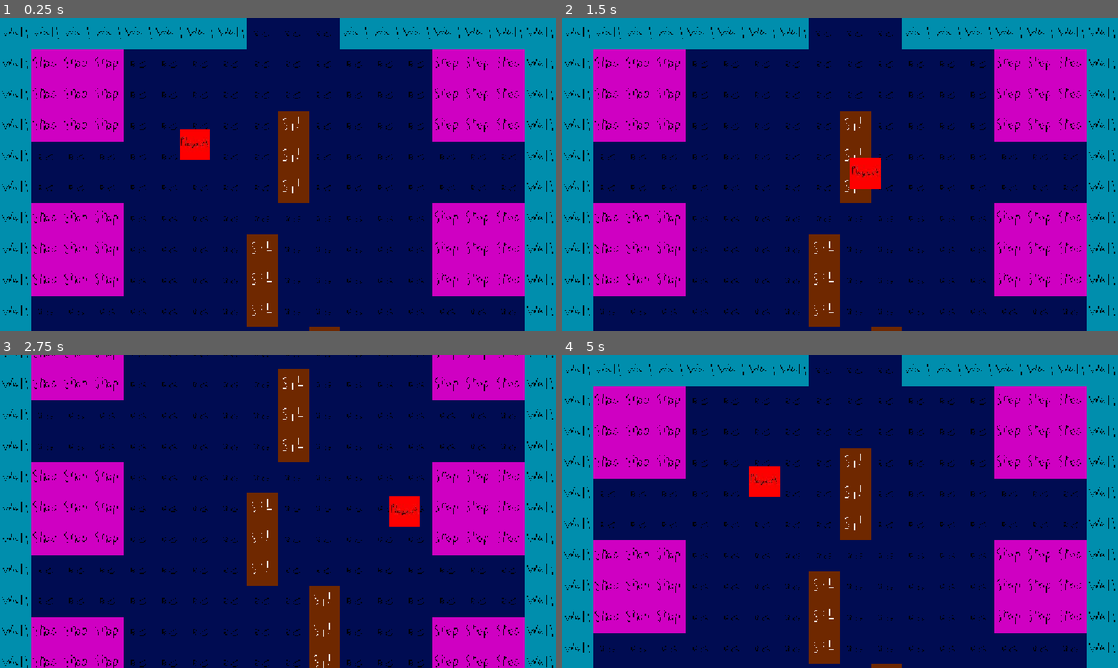
Above: before the commit, frames 1-4 (two rows, left to right).
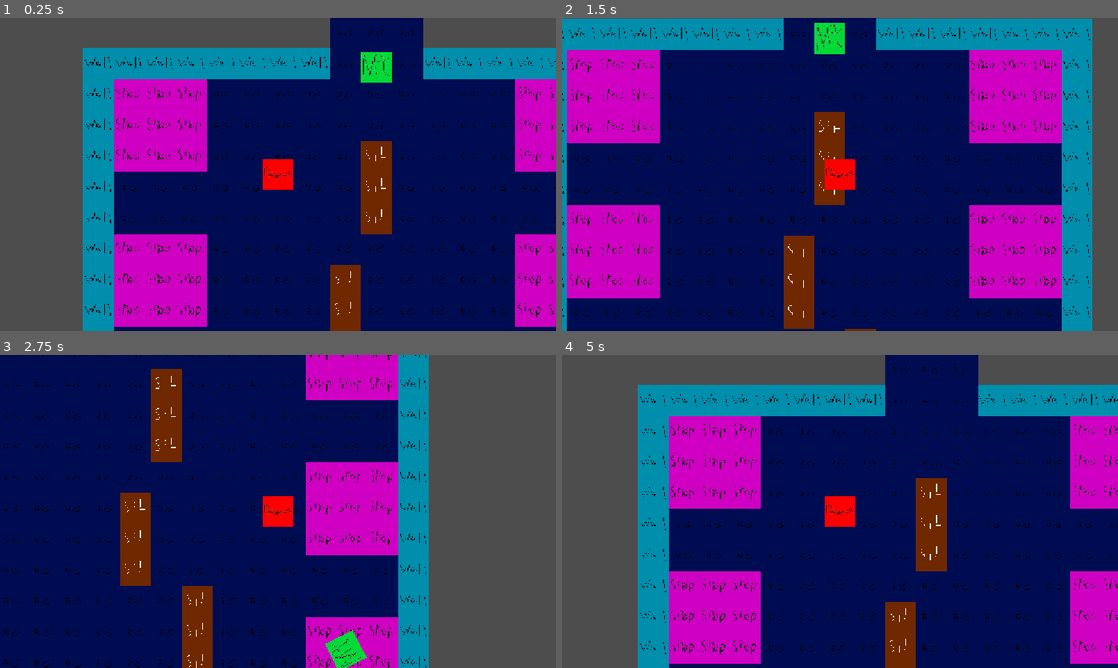
Above: after the commit, the same moments.

Repository: GayassKnight/ghostie-game-2026
Game: Godot game, scene res://Scenes/game.tscn
The game is run twice, just before and just after one commit, with the same random seed, the same clock (stepped at 60 frames per second) and the same inputs.
Inputs:
- Up to frame 1 (0.25 s): no input
- Up to frame 2 (1.5 s): tap Enter at 0.5 s; hold Right (Right) 0.53-1.28 s; hold Down (Down) from 1.28 s (still down)
- Up to frame 3 (2.75 s): release Down (Down) at 2.03 s; hold Right (Right) from 2.03 s (still down)
- Up to frame 4 (5 s): release Right (Right) at 2.78 s; hold Up (Up) 2.78-3.53 s; hold A (Left) from 3.53 s (still down)

The runs differ from the first frame. In frame 1, 64% of the frame differs, in the area x 0-100%, y 0-100%; in frame 2, 29%; in frame 3, 64%; in frame 4, 61%.

Commit message:
NPC made by code functions normal-ish
It can roam, it can despawn, thing is, now it starts vibrating violently with each destination and I'm unsure why. Important part is: it works as of now

Diff:
--- a/Scenes/game.tscn
+++ b/Scenes/game.tscn
@@ -45,39 +45,39 @@
 
 [node name="Shops" type="Node" parent="BackgroundAndNavigation" unique_id=1877739935]
 
-[node name="Shop1" type="Marker2D" parent="BackgroundAndNavigation/Shops" unique_id=2072764148]
+[node name="Shop1" type="Marker2D" parent="BackgroundAndNavigation/Shops" unique_id=2072764148 groups=["Shops"]]
 z_index = 50
 position = Vector2(996, 479)
 gizmo_extents = 60.0
 
-[node name="Shop2" type="Marker2D" parent="BackgroundAndNavigation/Shops" unique_id=1375156619]
+[node name="Shop2" type="Marker2D" parent="BackgroundAndNavigation/Shops" unique_id=1375156619 groups=["Shops"]]
 z_index = 50
 position = Vector2(157, 797)
 gizmo_extents = 60.0
 
-[node name="Shop3" type="Marker2D" parent="BackgroundAndNavigation/Shops" unique_id=729172660]
+[node name="Shop3" type="Marker2D" parent="BackgroundAndNavigation/Shops" unique_id=729172660 groups=["Shops"]]
 z_index = 50
 position = Vector2(155, 154)
 gizmo_extents = 60.0
 
-[node name="Shop4" type="Marker2D" parent="BackgroundAndNavigation/Shops" unique_id=19485616]
+[node name="Shop4" type="Marker2D" parent="BackgroundAndNavigation/Shops" unique_id=19485616 groups=["Shops"]]
 z_index = 50
 position = Vector2(155, 476)
 gizmo_extents = 60.0
 
-[node name="Shop5" type="Marker2D" parent="BackgroundAndNavigation/Shops" unique_id=672324726]
+[node name="Shop5" type="Marker2D" parent="BackgroundAndNavigation/Shops" unique_id=672324726 groups=["Shops"]]
 z_index = 50
 position = Vector2(992, 156)
 gizmo_extents = 60.0
 
-[node name="Shop6" type="Marker2D" parent="BackgroundAndNavigation/Shops" unique_id=1146175816]
+[node name="Shop6" type="Marker2D" parent="BackgroundAndNavigation/Shops" unique_id=1146175816 groups=["Shops"]]
 z_index = 50
 position = Vector2(991, 797)
 gizmo_extents = 60.0
 
 [node name="Exit" type="Node" parent="BackgroundAndNavigation" unique_id=955254452]
 
-[node name="Exit" type="Marker2D" parent="BackgroundAndNavigation/Exit" unique_id=658471415]
+[node name="Exit" type="Marker2D" parent="BackgroundAndNavigation/Exit" unique_id=658471415 groups=["Shops"]]
 position = Vector2(604, -278)
 
 [node name="Player" parent="." unique_id=419081174 instance=ExtResource("1_ebmjs")]
@@ -86,6 +86,7 @@
 script = ExtResource("2_qxrlw")
 
 [node name="Camera2D" type="Camera2D" parent="Player" unique_id=1104563625]
+limit_enabled = false
 limit_left = 0
 limit_top = 0
 limit_right = 1152
--- a/Scenes/human.tscn
+++ /dev/null
@@ -1,9 +0,0 @@
-[gd_scene format=3 uid="uid://bdo0alwcuyyms"]
-
-[ext_resource type="PackedScene" uid="uid://c8pwudhck87at" path="res://Scenes/puzzle.tscn" id="1_byrx8"]
-
-[node name="Human" type="Node2D" unique_id=108052226]
-
-[node name="Sprite2D" type="Sprite2D" parent="." unique_id=831401650]
-
-[node name="Puzzle" parent="." unique_id=1721146119 instance=ExtResource("1_byrx8")]
--- a/Scripts/game_manager.gd
+++ b/Scripts/game_manager.gd
@@ -1,14 +1,31 @@
 extends Node
+
+#Onready variables
+@onready var game_manager: Node = $"."
+@onready var game: Node2D = $".."
 
 #Regular variables
 var max_npcs = 20
 var current_npcs: Array
+var npc_scene = preload("res://Scenes/human_npc.tscn") as PackedScene
 
 func _ready() -> void:
-	pass
+	var new_NPC = npc_scene.instantiate()
+	new_NPC.global_position = Vector2(608,40)
+	new_NPC.set_destination(get_tree().get_nodes_in_group("Shops"))
+	new_NPC.z_index = 100
+	new_NPC.exit_destination = $"../BackgroundAndNavigation/Exit/Exit"
+	game.add_child.call_deferred(new_NPC)
+
+
 
 func add_npcs_tree() -> void:
 	var filled_slots = 0
 	for slot in current_npcs:
 		if slot != null:
 			filled_slots += 1
+
+	for n in max_npcs:
+			var new_NPC = HumanNPC.new()
+			current_npcs.append(new_NPC)
+			game.add_child(new_NPC)
--- a/Scripts/human_npc.gd
+++ b/Scripts/human_npc.gd
@@ -1,24 +1,33 @@
 extends CharacterBody2D
-class_name StateMachineSimple
+class_name HumanNPC
 
 #Export variables
-@export var destinations:Array[Marker2D]
+#@export var destinations:Array[Marker2D]
+@export var destinations:Array
 @export var exit_destination:Marker2D
 
 #Onready variables
 @onready var navigation_agent_2d: NavigationAgent2D = $NavigationAgent2D
 @onready var idle_timer: Timer = $IdleTimer
 @onready var animated_sprite: AnimatedSprite2D = $AnimatedSprite2D
-@onready var human_npc: StateMachineSimple = $"."
+@onready var human_npc: HumanNPC = $"."
 
 #Regular variables
-const SPEED = 900
+const SPEED = 1900
 enum HumanStates {IDLE, WALKING, POSSESED}
 var current_state: HumanStates
 var current_destination:Marker2D
 
 #Ready and Physics functions
+func set_destination(destination_list):
+	if not destinations:
+		destinations = []
+
+	destinations.assign(destination_list)
+
 func _ready() -> void:
+	set_collision_layer_value(2, true)
+	set_collision_mask_value(1, false)
 	_set_state(HumanStates.IDLE)
 
 func _physics_process(delta: float) -> void:
--- a/Scripts/player.gd
+++ b/Scripts/player.gd
@@ -2,6 +2,12 @@
 class_name Player
 
 const SPEED = 300.0
+
+func _ready() -> void:
+	set_collision_layer_value(1, true)
+	set_collision_layer_value(2, false)
+	set_collision_mask_value(1, false)
+	set_collision_mask_value(2, false)
 
 func _physics_process(delta: float) -> void:
 
--- a/project.godot
+++ b/project.godot
@@ -27,6 +27,10 @@
 "res://Scenes/": "orange",
 "res://Scripts/": "purple"
 }
+
+[global_group]
+
+Shops=""
 
 [input]
 
